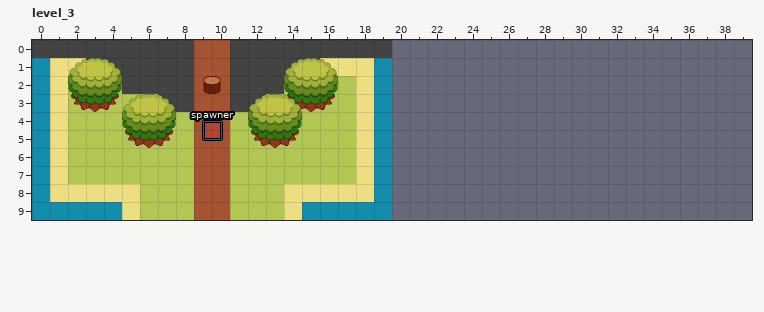
One commit to this LDtk project: game_data/map/demo_map3.ldtk. That is the earlier state.
Cells are 32x32 px. Shown: level_3 x 0..39, y 0..9. The commit also changed other parts of the map, which this record leaves out. The old version is drawn lined up with the new one.
The result:
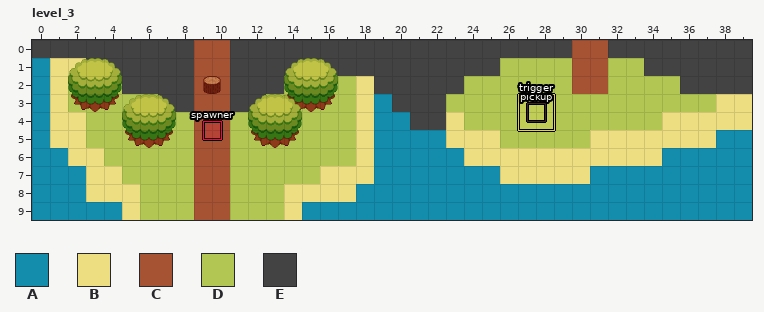
Key: from "tile_pallet": A 1, B 2, C 3, D 4, E 6.
_ is an empty cell.
Objects are placed by their top-left corner, in cells (3,4 is the top-left corner of cell 3,4); size is 1x1 cell unless given.
From old to new:
map size 20x10 -> 40x10 cells
Layer "dirt_n_sand":
There is now tile B in row 3 at x 38 to 39; in row 4 at x 23 and 35 to 39; in row 5 at x 23 to 25 and 31 to 37; in row 6 at x 24 to 34; in row 7 at x 26 to 30.
There is now tile C in rows 0 to 2 at x 30 to 31.
Layer "water":
There is now tile A in row 4 at x 20; in row 5 at x 20 to 22 and 38 to 39; in row 6 at x 1, 20 to 23 and 35 to 39; in row 7 at x 1 to 2, 20 to 25 and 31 to 39; in row 8 at x 1 to 2, 18 and 20 to 39; in row 9 at x 20 to 39.
Layer "grass":
There is now tile D in row 1 at x 26 to 29 and 32 to 33; in row 2 at x 24 to 29 and 32 to 35; in row 3 at x 23 to 37; in row 4 at x 24 to 34; in row 5 at x 26 to 30.
The edit erases tile D in rows 4 to 5 at x 2; in row 6 at x 2 to 3; in row 7 at x 2 to 4 and 16 to 17.
Layer "walls":
There is now tile E in row 0 at x 20 to 29 and 32 to 39; in row 1 at x 16 to 25 and 34 to 39; in row 2 at x 19 to 23 and 36 to 39; in row 3 at x 20 to 22; in row 4 at x 21 to 22.
Layer "entities":
A new object: "pickup" rectangle at 27.5,3.5.
Layer "triggers":
A new object: "trigger" rectangle at 27,3 size 2x2.
